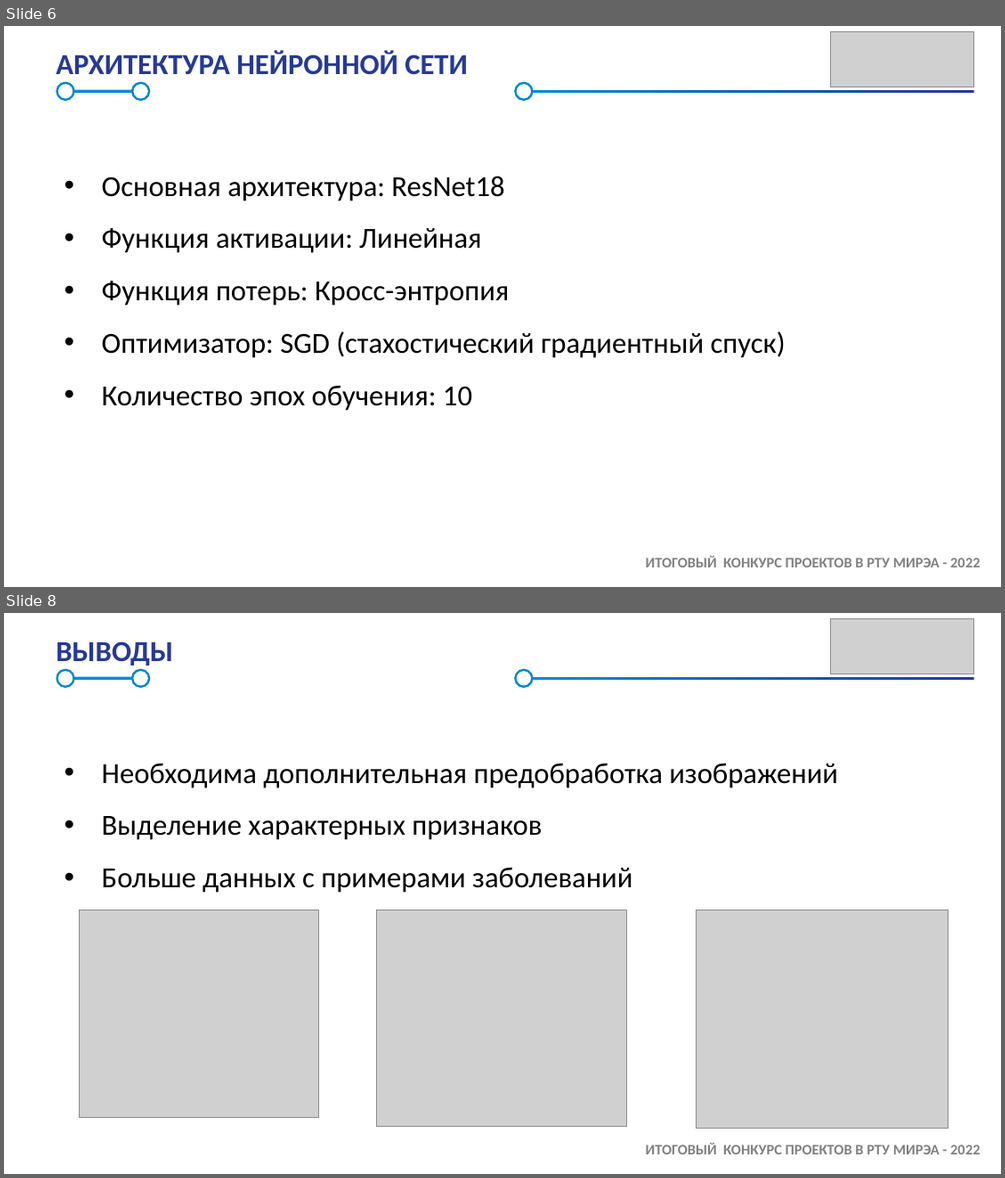
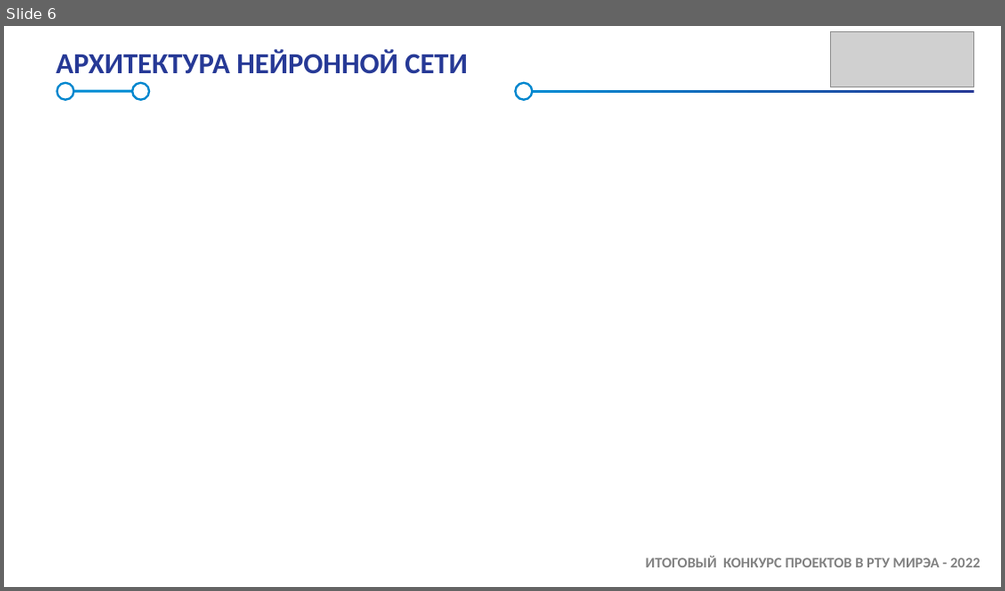
Before and after one commit to Amonimus/RPD_Samsonov, a slide deck: Samsung_Презентация.pptx. Shown one above the other, each under a label of ours: slides 6 and 8 before the commit, slide 6 after it; the slides between them are not shown. The pictures are 1005x1178 and 1005x591 pixels, drawn with LibreOffice and Linux fonts; fonts in the diff are those of the drawing; grey boxes stand for pictures; background and template pictures are left out. Boxes give left, top, right and bottom in pixels: in the first picture for what was removed or moved away, otherwise in the second. Text is boxed around its words. In the diff, an @@ line names an element or a change of style, - is before the commit and + after.

```diff
--- a/Samsung_Презентация.pptx
+++ b/Samsung_Презентация.pptx
@@ slide 8 removed at bbox=[4, 613, 1001, 1174], background #FFFFFF; not listed: 7 template elements that a slide beside it also shows @@
@@ picture removed at bbox=[830, 619, 973, 675] @@
@@ title removed at bbox=[56, 641, 173, 666] @@
-ВЫВОДЫ
@@ text removed at bbox=[102, 763, 838, 892] @@
-• Необходима дополнительная предобработка изображений
-• Выделение характерных признаков
-• Больше данных с примерами заболеваний
@@ picture removed at bbox=[79, 910, 319, 1117] @@
@@ picture removed at bbox=[376, 910, 626, 1126] @@
@@ picture removed at bbox=[696, 910, 947, 1127] @@
@@ slide 6 changed as well @@
@@ text removed at bbox=[102, 176, 785, 410] @@
-• Основная архитектура: ResNet18
-• Функция активации: Линейная
-• Функция потерь: Кросс-энтропия
-• Оптимизатор: SGD (стахостический градиентный спуск)
-• Количество эпох обучения: 10
```
Also in this commit, not shown: 1 other slide changed, 6 slides added, 5 other slides removed, 3 other files.
